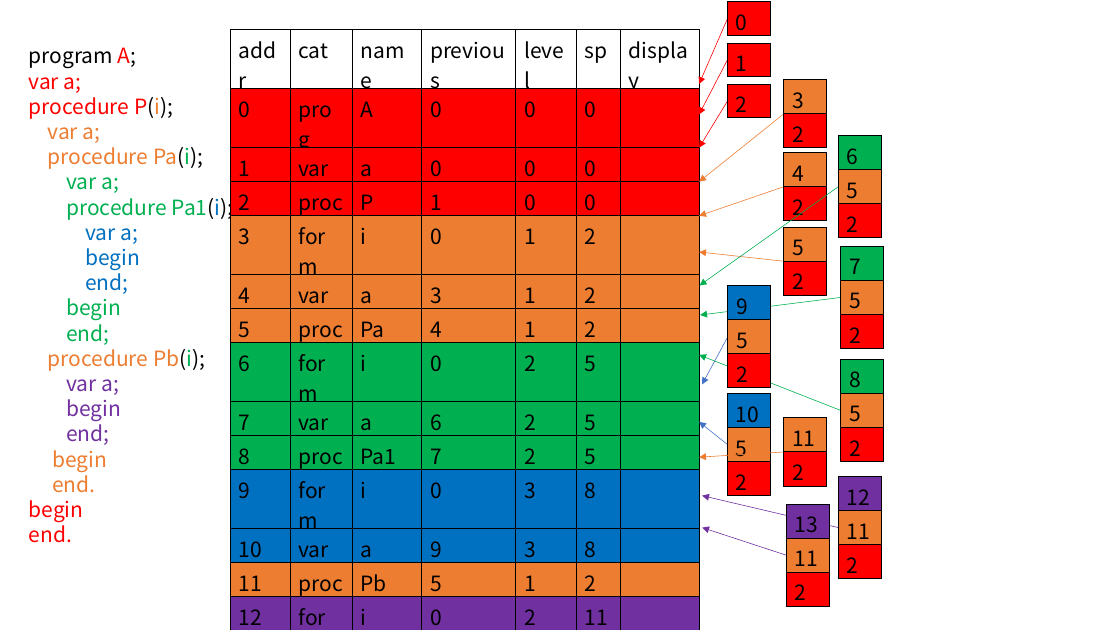
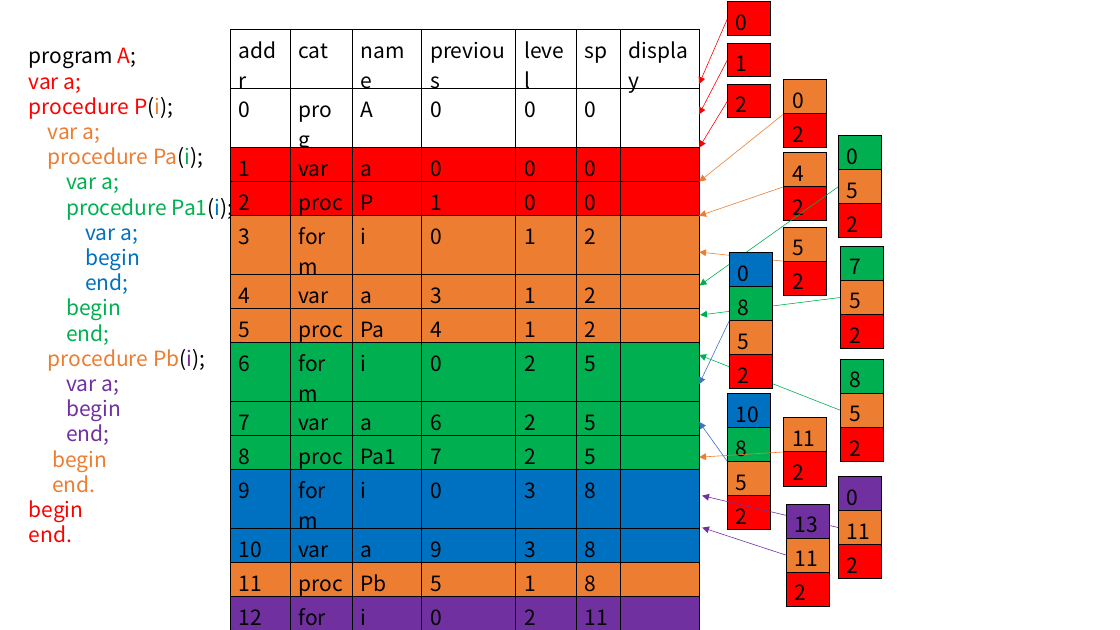
Before and after one commit to 162210107/compiler, a slide deck: slide 9 of docx/画图.pptx. Drawn at 1120x630 pixels with LibreOffice and Linux fonts; fonts in the diff are those of the drawing. Boxes give left, top, right and bottom in pixels: in the first picture for what was removed or moved away, otherwise in the second. Text is boxed around its words. In the diff, an @@ line names an element or a change of style, - is before the commit and + after.

```diff
--- a/docx/画图.pptx
+++ b/docx/画图.pptx
@@ table at (x1=230, y1=30, x2=700, y2=629) @@
-row 13, column 6: 2
+row 13, column 6: 8
@@ fill #FF0000 to none in 6 cells @@
@@ table at (x1=784, y1=80, x2=827, y2=148) @@
-row 1, column 1: 3
+row 1, column 1: 0
@@ table at (x1=839, y1=135, x2=881, y2=238) @@
-row 1, column 1: 6
+row 1, column 1: 0
@@ table at (x1=729, y1=253, x2=772, y2=389) @@
-row 1: 9
+row 1: 0
+row 2: 8
@@ table resized from (x1=728, y1=286, x2=771, y2=388) to (x1=729, y1=253, x2=772, y2=389) @@
@@ arrow moved from (728, 337) - (702, 385) to (729, 321) - (699, 384) @@
@@ text at (x1=48, y1=349, x2=205, y2=371): text colour #00B050 to #7030A0 in "Pb(i);" @@
@@ table at (x1=728, y1=393, x2=770, y2=529) @@
+row 2: 8
@@ arrow moved from (728, 444) - (699, 422) to (728, 462) - (699, 422) @@
@@ table at (x1=839, y1=476, x2=881, y2=579) @@
-row 1, column 1: 12
+row 1, column 1: 0
```
Also in this commit, not shown: 1 other slide changed, 6 other files.
